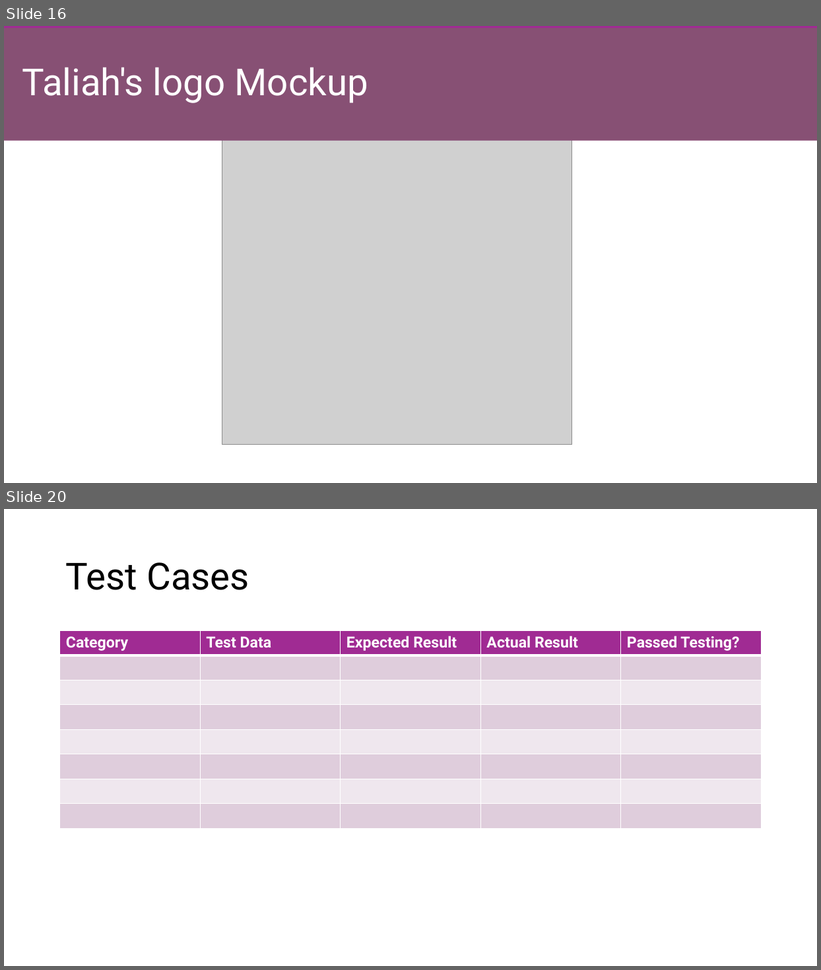
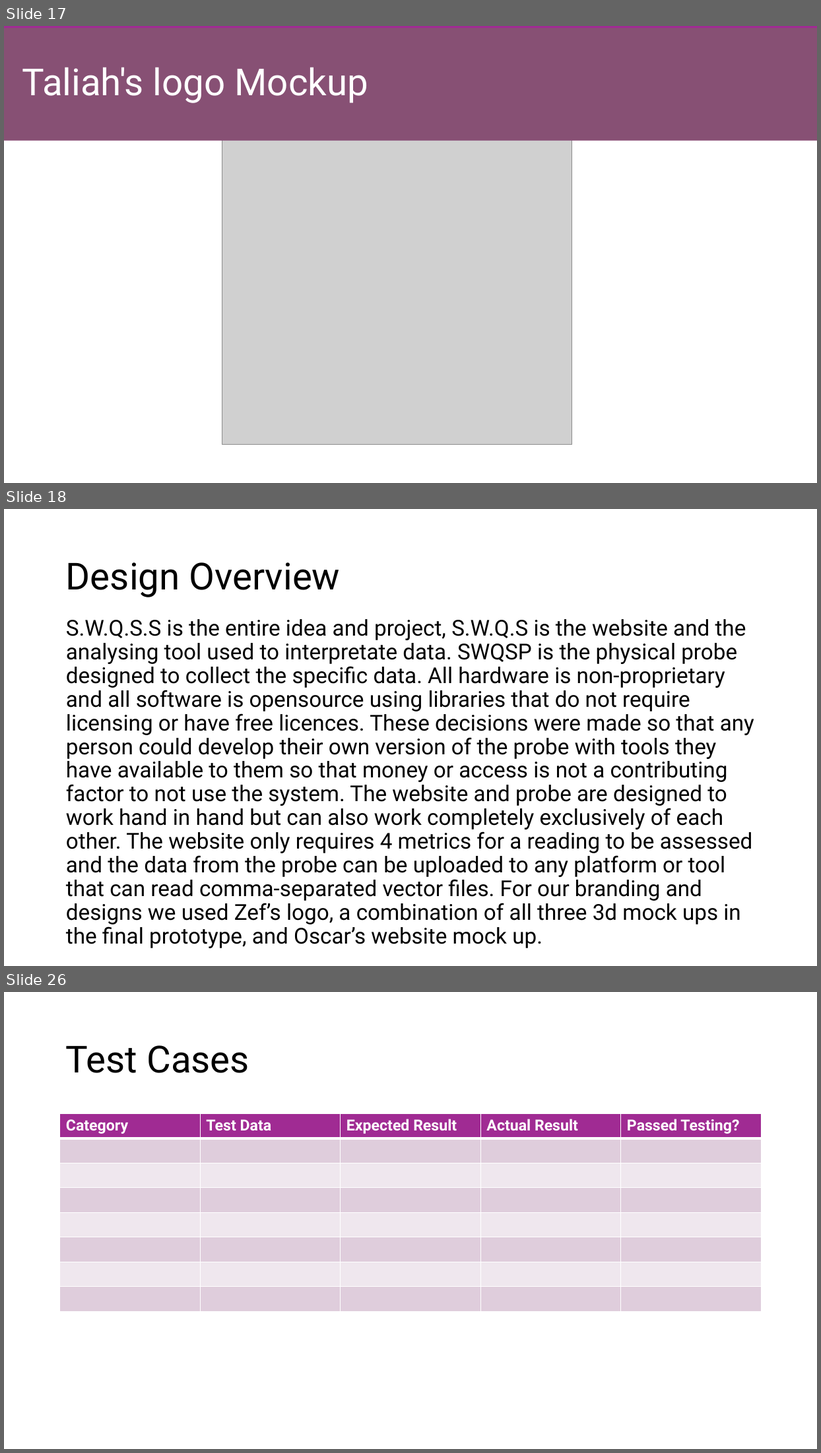
Before and after one commit to theneofan/SWQS_Version_Control, a slide deck: PowerPoint/SWQSPowerpoint.pptx. Shown one above the other, each under a label of ours: slides 16 and 20 before the commit, slides 17, 18 and 26 after it; the slides between them are not shown. The pictures are 821x970 and 821x1453 pixels, drawn with LibreOffice and Linux fonts; fonts in the diff are those of the drawing; grey boxes stand for pictures. Boxes give left, top, right and bottom in pixels: in the first picture for what was removed or moved away, otherwise in the second. Text is boxed around its words. In the diff, an @@ line names an element or a change of style, - is before the commit and + after.

```diff
--- a/PowerPoint/SWQSPowerpoint.pptx
+++ b/PowerPoint/SWQSPowerpoint.pptx
@@ slide 18 added at box(4, 509, 817, 966), background #FFFFFF @@
@@ title added at box(66, 562, 341, 597), 44 pt, text #000000 @@
+Design Overview
@@ text added at box(66, 619, 754, 949), 25.9 pt, text #000000 @@
+S.W.Q.S.S is the entire idea and project, S.W.Q.S is the website and the analysing tool used to interpretate data. SWQSP is the physical probe designed to collect the specific data. All hardware is non-proprietary and all software is opensource using libraries that do not require licensing or have free licences. These decisions were made so that any person could develop their own version of the probe with tools they have available to them so that money or access is not a contributing factor to not use the system. The website and probe are designed to work hand in hand but can also work completely exclusively of each other. The website only requires 4 metrics for a reading to be assessed and the data from the probe can be uploaded to any platform or tool that can read comma-separated vector files. For our branding and designs we used Zef’s logo, a combination of all three 3d mock ups in the final prototype, and Oscar’s website mock up.
@@ what was slide 16 is now slide 17 @@
@@ what was slide 20 is now slide 26 @@
```
Also in this commit, not shown: 10 other slides added.
